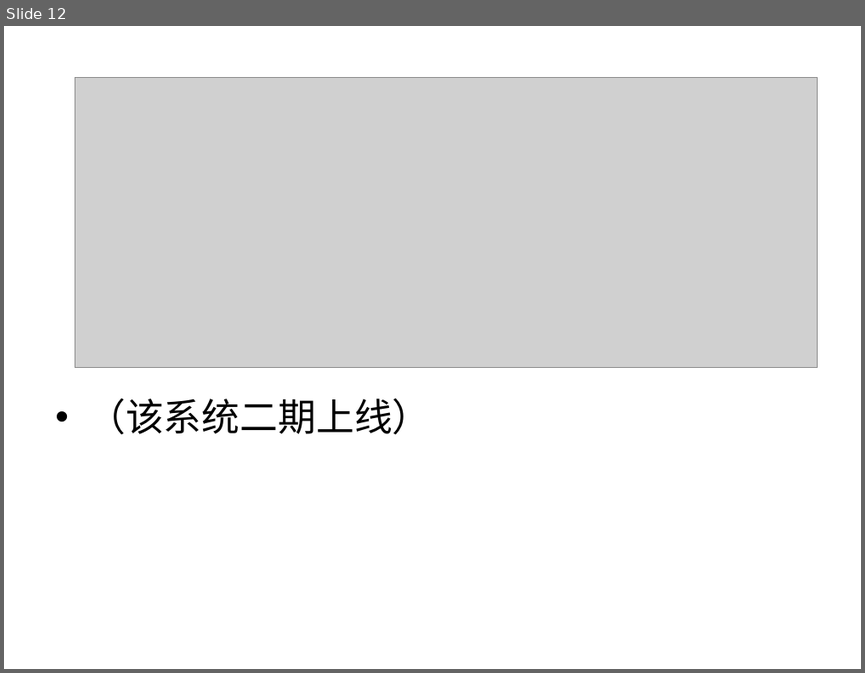
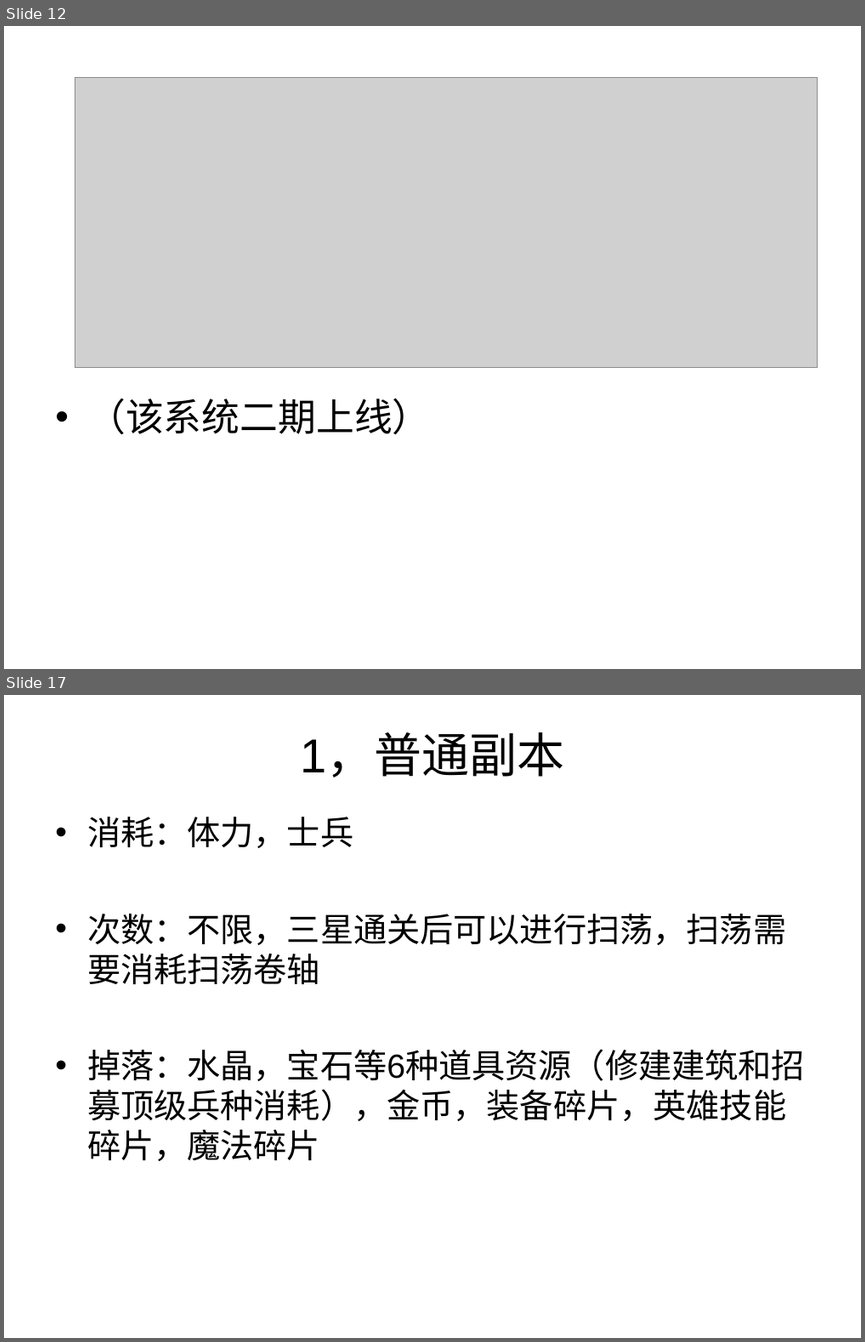
Before and after one commit to caihan1984/demov1, a slide deck: Assets/document/demo.ppt. Shown one above the other, each under a label of ours: slide 12 before the commit, slides 12 and 17 after it; the slides between them are not shown. The pictures are 865x673 and 865x1342 pixels, drawn with LibreOffice and Linux fonts; fonts in the diff are those of the drawing; grey boxes stand for pictures. Boxes give left, top, right and bottom in pixels: in the first picture for what was removed or moved away, otherwise in the second. Text is boxed around its words. In the diff, an @@ line names an element or a change of style, - is before the commit and + after.

```diff
--- a/Assets/document/demo.ppt
+++ b/Assets/document/demo.ppt
@@ slide 17 added at box(4, 695, 861, 1338), background #FFFFFF @@
@@ title added at box(301, 735, 565, 777), 40 pt, text #000000 @@
+1，普通副本
@@ text added at box(87, 817, 805, 1161), 28 pt, text #000000 @@
+• 消耗：体力，士兵
+• 次数：不限，三星通关后可以进行扫荡，扫荡需要消耗扫荡卷轴
+• 掉落：水晶，宝石等6种道具资源（修建建筑和招募顶级兵种消耗），金币，装备碎片，英雄技能碎片，魔法碎片
```
Also in this commit, not shown: 1 slide changed, 7 other slides added.
